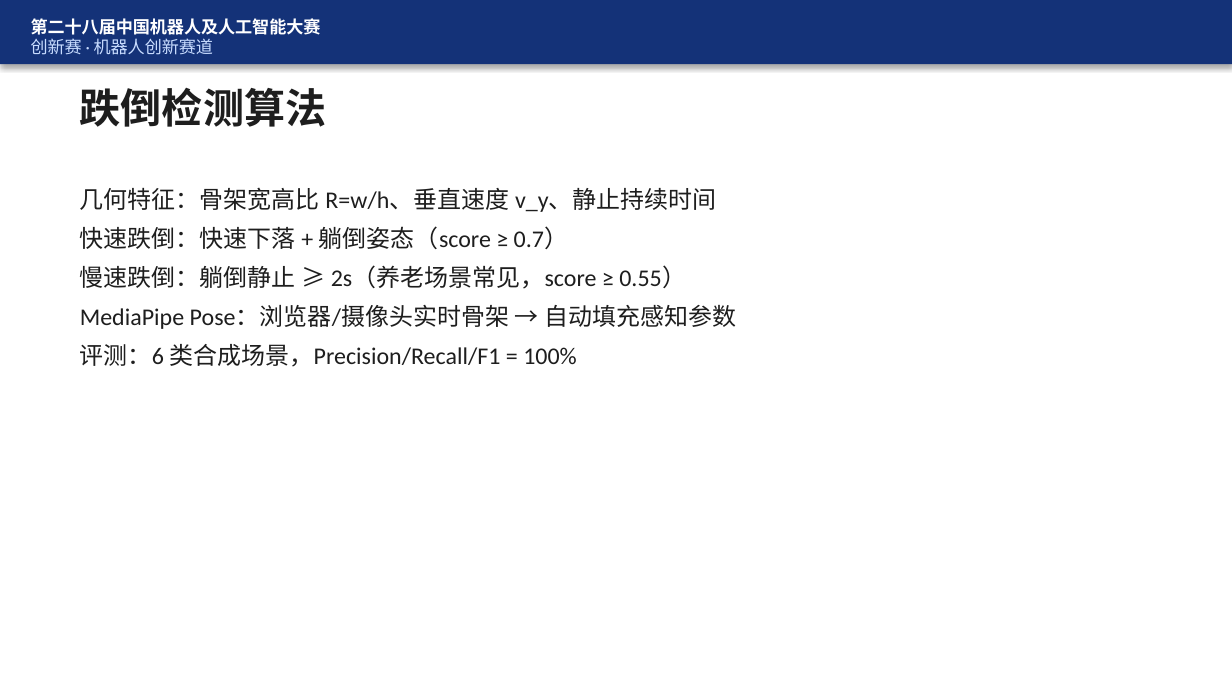
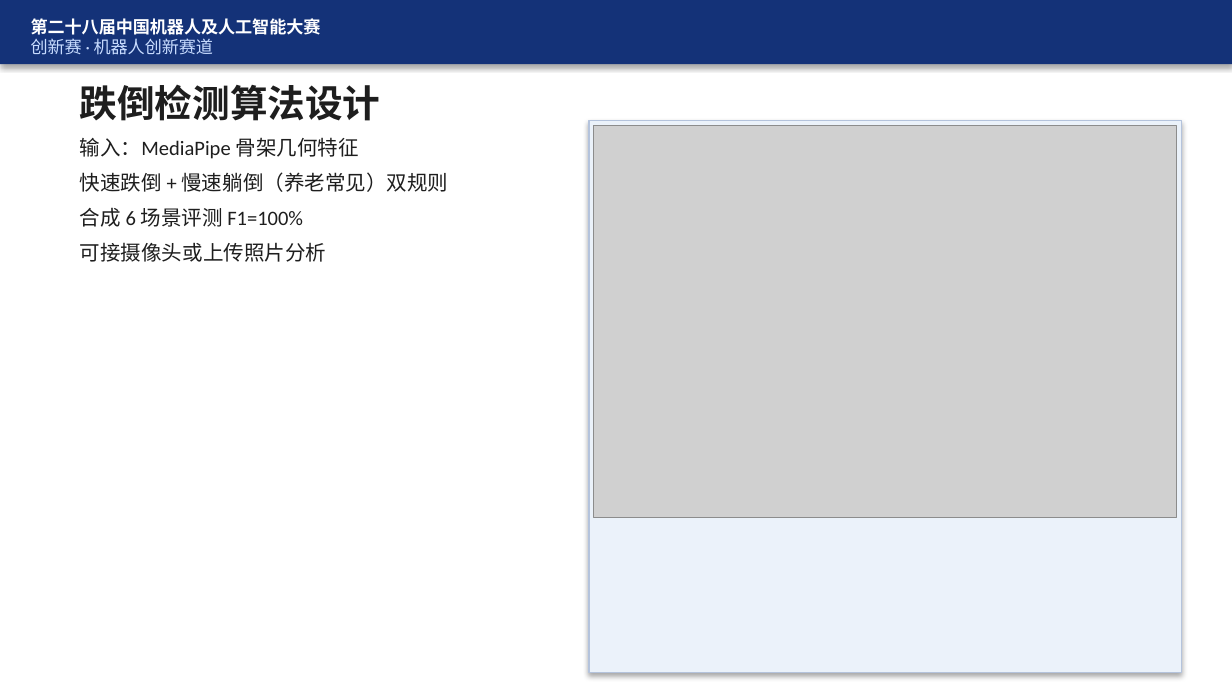
Before and after one commit to FBB123571/ElderCare-Humanoid-Platform, a slide deck: slide 12 of docs/答辩_CareCompanion.pptx (slide 10 before the commit). Drawn at 1232x693 pixels with LibreOffice and Linux fonts; fonts in the diff are those of the drawing; grey boxes stand for pictures. Boxes give left, top, right and bottom in pixels: in the first picture for what was removed or moved away, otherwise in the second. Text is boxed around its words. In the diff, an @@ line names an element or a change of style, - is before the commit and + after.

```diff
--- a/docs/答辩_CareCompanion.pptx
+++ b/docs/答辩_CareCompanion.pptx
@@ text at box(80, 84, 381, 121): text changed; size 24 to 22 pt @@
-跌倒检测算法
+跌倒检测算法设计
@@ text at box(80, 137, 449, 262): text changed; size 14 to 12 pt @@
-几何特征：骨架宽高比 R=w/h、垂直速度 v_y、静止持续时间
-快速跌倒：快速下落 + 躺倒姿态（score ≥ 0.7）
-慢速跌倒：躺倒静止 ≥ 2s（养老场景常见，score ≥ 0.55）
-MediaPipe Pose：浏览器/摄像头实时骨架 → 自动填充感知参数
-评测：6 类合成场景，Precision/Recall/F1 = 100%
+输入：MediaPipe 骨架几何特征
+快速跌倒 + 慢速躺倒（养老常见）双规则
+合成 6 场景评测 F1=100%
+可接摄像头或上传照片分析
@@ rectangle added at box(589, 121, 1181, 673), fill #EBF2FA, outline #B4C3DC 0.75 pt @@
@@ picture added at box(594, 126, 1177, 517) @@
```
Also in this commit, not shown: 20 other slides changed, 4 slides added, 2 slides removed, 16 other files.
